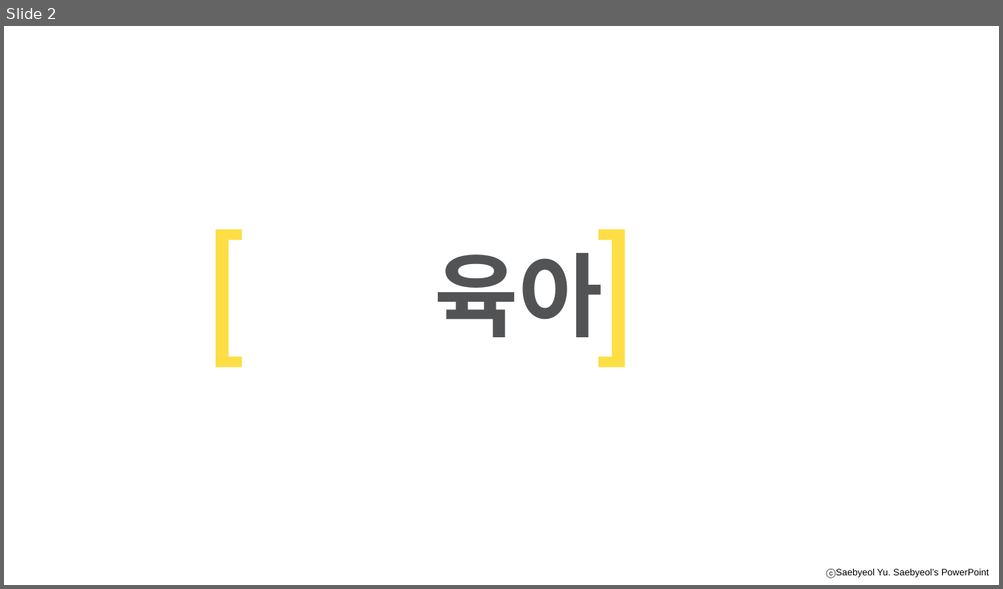
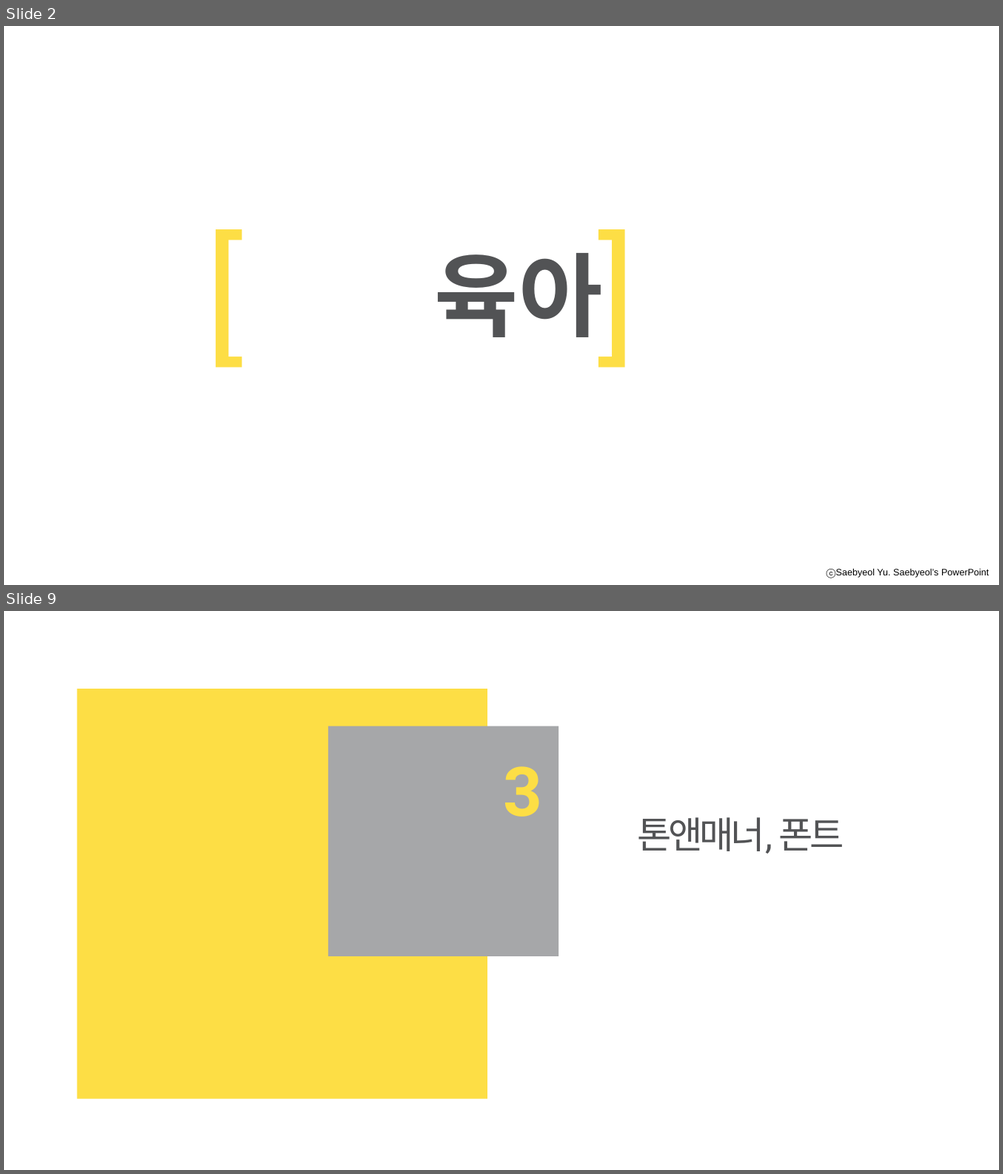
Before and after one commit to yonggyu01/mybabyari, a slide deck: 이거로할까.pptx. Shown one above the other, each under a label of ours: slide 2 before the commit, slides 2 and 9 after it; the slides between them are not shown. The pictures are 1003x589 and 1003x1174 pixels, drawn with LibreOffice and Linux fonts; fonts in the diff are those of the drawing; background and template pictures are left out. Boxes give left, top, right and bottom in pixels: in the first picture for what was removed or moved away, otherwise in the second. Text is boxed around its words. In the diff, an @@ line names an element or a change of style, - is before the commit and + after.

```diff
--- a/이거로할까.pptx
+++ b/이거로할까.pptx
@@ slide 9 added at bbox=[4, 611, 999, 1170], background #FFFFFF; not listed: 1 template element that a slide beside it also shows @@
@@ rectangle added at bbox=[77, 689, 487, 1099], fill #FDDE45 @@
@@ rectangle added at bbox=[328, 726, 558, 957], fill #A6A7A9 @@
@@ text added at bbox=[503, 766, 542, 817], 66 pt, text #FDDE45, bold @@
+3
@@ text added at bbox=[637, 817, 845, 854], 36 pt, text #525355 @@
+톤앤매너, 폰트
@@ rectangle added at bbox=[758, 1153, 999, 1170], fill #FFFFFF @@
```
Also in this commit, not shown: 17 slides changed, 11 other slides added, 4 slides removed.
